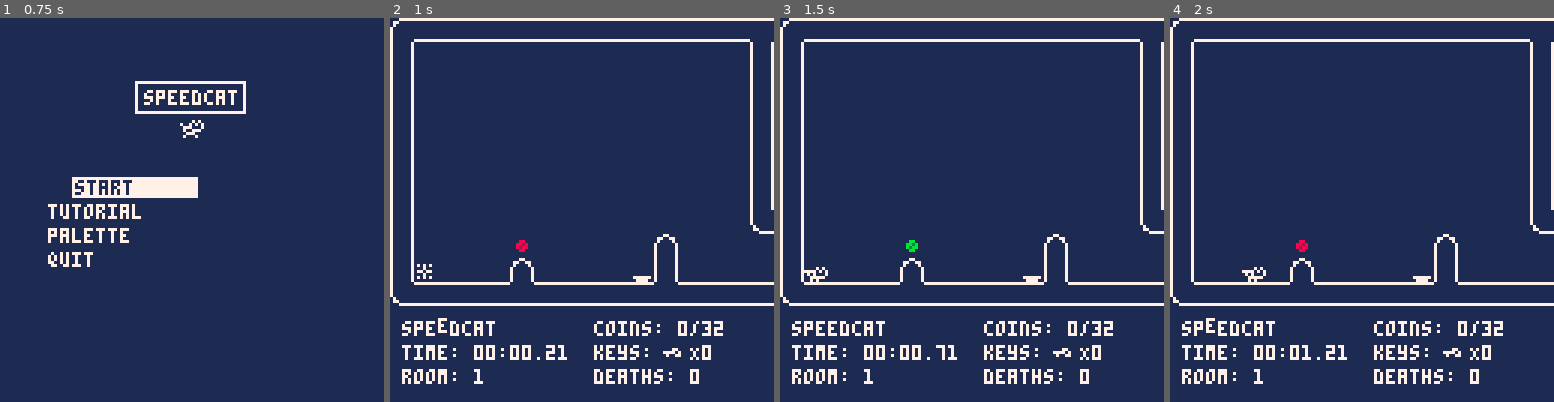
Above: before the commit, frames 1-4 (left to right).
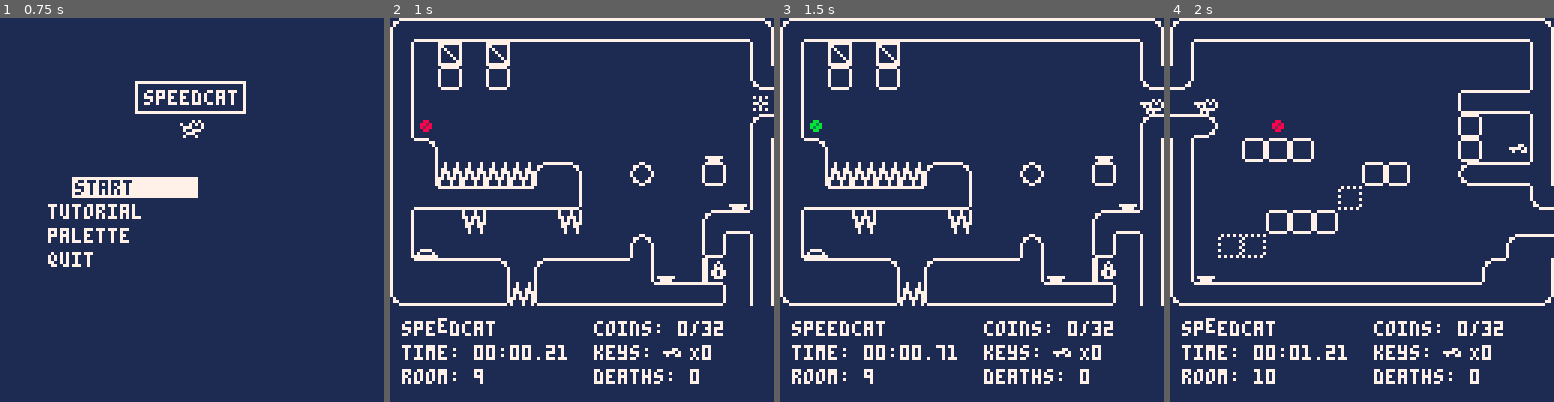
Above: after the commit, the same moments.

Repository: fletchmakes/speedcat
Game: PICO-8 cartridge speedcat.p8
The game is run twice, just before and just after one commit, with the same random seed, the same clock (stepped at 60 frames per second) and the same inputs.
Inputs:
- Up to frame 1 (0.75 s): tap X (X key) at 0.33 s; tap O (Z key) at 0.7 s
- Up to frame 2 (1 s): no input
- Up to frame 3 (1.5 s): tap X (X key) at 1.07 s
- Up to frame 4 (2 s): hold Right from 1.6 s (still down); tap O (Z key) at 1.7 s; tap X (X key) at 1.85 s

Frame 1 is identical in both runs. In frame 2, 7.0% of the frame differs, in the area x 5-100%, y 0-96%; in frame 3, 7.0%; in frame 4, 4.6%.

Commit message:
adjusted running deccel; minor changes to room layout 3 and 9

Diff:
--- a/speedcat.p8
+++ b/speedcat.p8
@@ -85,7 +85,7 @@
     cat.dy = 0
     -- physics
     cat.accel = 0.06
-    cat.deccel = 0.08
+    cat.deccel = 0.1
     cat.jaccel = -2
     cat.saccel = -2.5
     cat.maxhvel = 1
@@ -105,12 +105,20 @@
 
     cat.update = function(this)
         -- movement + physics
-        if (btn(k_left)) then
+        if (btn(k_left)) and (this.dx > 0) then
+            -- if we are travelling right at the time, slow down faster
+            this.dx = this.dx - this.deccel
+        elseif (btn(k_left)) then
+            -- if we are travelling left already, speed up at normal speed
             this.dx = this.dx - this.accel
             this.flip = true
         end
 
-        if (btn(k_right)) then
+        if (btn(k_right)) and (this.dx < 0) then
+            -- if we are travelling left at the time, slow down faster
+            this.dx = this.dx + this.deccel
+        elseif (btn(k_right)) then
+            -- if we are travelling right already, speed up at normal speed
             this.dx = this.dx + this.accel
             this.flip = false
         end
@@ -1159,7 +1167,7 @@
 function init_first_room()
     delete_all_objects(nil)
 
-    room_num = 0 -- change this to set the first spawn room
+    room_num = 8 -- change this to set the first spawn room
 
     for o in all(room_states[room_num + 1]) do
         add(objects, o)
@@ -1430,7 +1438,7 @@
 6400000000000000000000000000006464000000000000000000000000000060615442000000000000000000000000646400000000000000000000000000006464000000000000000000000000000064640000000000000000000000000000646400000000000000000000000000006464000000000000000000000000000064
 6400000000000000000000000000006464000000000000000000000000000000000060440000000000000000000000646400000000000000000000000000006464000000000000000000000000000064640000000000000000000000000000646400000000000000000000000000006464000000000000000000000000000064
 6400000000000000000000000000006464000000000000000000000000000100000030200000530000000000000000646400000000000000000000000000006464000000000000000000000000000064640000000000000000000000000000646400000000000000000000000000006464000000000000000000000000000064
-6400000000000000000000000000006464000000000000000000000000004341415454415454620000000000000033646400000000000000000000000000006464000000000000000000000000000064640000000000000000000000000000646400000000000000000000000000006464000000000000000000000000000064
+6400000000000000000000000000006464000000000000000000000000004341415454415454620000434400000033646400000000000000000000000000006464000000000000000000000000000064640000000000000000000000000000646400000000000000000000000000006464000000000000000000000000000064
 6400000000000000000000000000006062000000000000000000003100000064640000640000000000000000000047646400000000000000000000000000006464000000000000000000000000000064640000000000000000000000000000646400000000000000000000000000006464000000000000000000000000000064
 6400000000010000000000530000000000000000000000003200000000000064640000570000000000000000006557646400000000000000000000000000006464000000000000000000000000000064640000000000000000000000000000646400000000000000000000000000006464000000000000000000000000000064
 6420000000530000000007640000000000200000005321212121212121212164640000350053000000000000665467646400000000000000000000000000006464000000000000000000000000000064640000000000000000000000000000646400000000000000000000000000006464000000000000000000000000000064
@@ -1439,16 +1447,16 @@
 0000000000000000000000000000000000000000000000000000000000000000000000000000000000000000000000000000000000000000000000000000000000000000000000000000000000000000000000000000000000000000000000000000000000000000000000000000000000000000000000000000000000000000
 0000000000000000000000000000000000000000000000000000000000000000000000000000000000000000000000000000000000000000000000000000000000000000000000000000000000000000000000000000000000000000000000000000000000000000000000000000000000000000000000000000000000000000
 0000000000000000000000000000000000000000000000000000000000000000000000000000000000000000000000000000000000000000000000000000000000000000000000000000000000000000000000000000000000000000000000000000000000000000000000000000000000000000000000000000000000000000
-4054545441545454545454545454544240545454545454545454545454545442640060545454545454545454545454424054545454545454545454545454544240545454545454545454545454545442405454545454545454545454545454424054545454545454545454545454544240545454545454545454545454545442
-6400000064000000000000000000006464360000000000000000000000000064640000000000000000000000000024646400000000000000000000000000006464000000000000000000000000000064640000000000000000000000000000646400000000000000000000000000006464000000000000000000000000000064
-6400003064000000000000000000006062000000000000000000000000000064642000000000000000000000000024646400000000000000000000000000006464000000000000000000000000000064640000000000000000000000000000646400000000000000000000000000006464000000000000000000000000000064
-6432323263000000000000000000002000000000000000000000000066545452004142000053000053000053000024646400000000000000000000000000006464000000000000000000000000000064640000000000000000000000000000646400000000000000000000000000006464000000000000000000000000000064
+4054545454545454545454545454544240545454545454545454545454545442640060545454545454545454545454424054545454545454545454545454544240545454545454545454545454545442405454545454545454545454545454424054545454545454545454545454544240545454545454545454545454545442
+6400300030000000000000000000006464360000000000000000000000000064640000000000000000000000000024646400000000000000000000000000006464000000000000000000000000000064640000000000000000000000000000646400000000000000000000000000006464000000000000000000000000000064
+6400320032000000000000000000006062000000000000000000000000000064642000000000000000000000000024646400000000000000000000000000006464000000000000000000000000000064640000000000000000000000000000646400000000000000000000000000006464000000000000000000000000000064
+6400000000000000000000000000002000000000000000000000000066545452004142000053000053000053000024646400000000000000000000000000006464000000000000000000000000000064640000000000000000000000000000646400000000000000000000000000006464000000000000000000000000000064
 6401000000000000000000000000004041440000010000000000000032000064484852212164212164212164000024646400000000000000000000000000006464000000000000000000000000000064640000000000000000000000000000646400000000000000000000000000006464000000000000000000000000000064
-5041420000404142000000000007006464000065656500000000000032003364484800545461545461545456000024556100000000000000000000000000006464000000000000000000000000000064640000000000000000000000000000646400000000000000000000000000006464000000000000000000000000000064
-5000522121500052000051000065006464000000000000003232000043545452484852000000000000000000000000000000000000000000000000000000006464000000000000000000000000000064640000000000000000000000000000646400000000000000000000000000006464000000000000000000000000000064
-5061615454616156000000000000076464000000000000310000000000000060616152000000000000000000435454414100000000000000000000000000006464000000000000000000000000000064640000000000000000000000000000646400000000000000000000000000006464000000000000000000000000000064
+5042000000000000000000000007006464000065656500000000000032003364484800545461545461545456000024556100000000000000000000000000006464000000000000000000000000000064640000000000000000000000000000646400000000000000000000000000006464000000000000000000000000000064
+5052212121214042000051000065006464000000000000003232000043545452484852000000000000000000000000000000000000000000000000000000006464000000000000000000000000000064640000000000000000000000000000646400000000000000000000000000006464000000000000000000000000000064
+5061545454546156000000000000076464000000000000310000000000000060616152000000000000000000435454414100000000000000000000000000006464000000000000000000000000000064640000000000000000000000000000646400000000000000000000000000006464000000000000000000000000000064
 6400002200000022000000000040545264000000323232000000000000000020000063000000000000005100320000646400000000000000000000000000006464000000000000000000000000000064640000000000000000000000000000646400000000000000000000000000006464000000000000000000000000000064
-6405000000000000000053000057006464003131000000000000000000004041420030000000004344000000320000646400000000000000000000000000006464000000000000000000000000000064640000000000000000000000000000646400000000000000000000000000006464000000000000000000000000000064
+6405000000000000000053000057006464003131000000000000000000004041420030000000000051000000320000646400000000000000000000000000006464000000000000000000000000000064640000000000000000000000000000646400000000000000000000000000006464000000000000000000000000000064
 5041414142004041414152070034006464070000000000000000000000400052640545414146000000000000320001646400000000000000000000000000006464000000000000000000000000000064640000000000000000000000000000646400000000000000000000000000006464000000000000000000000000000064
 6061616156215561616161545467006460545454545454545454545454616162605461616161545454545454545454626054545454545454545454545454546260545454545454545454545454545462605454545454545454545454545454626054545454545454545454545454546260545454545454545454545454545462
 
